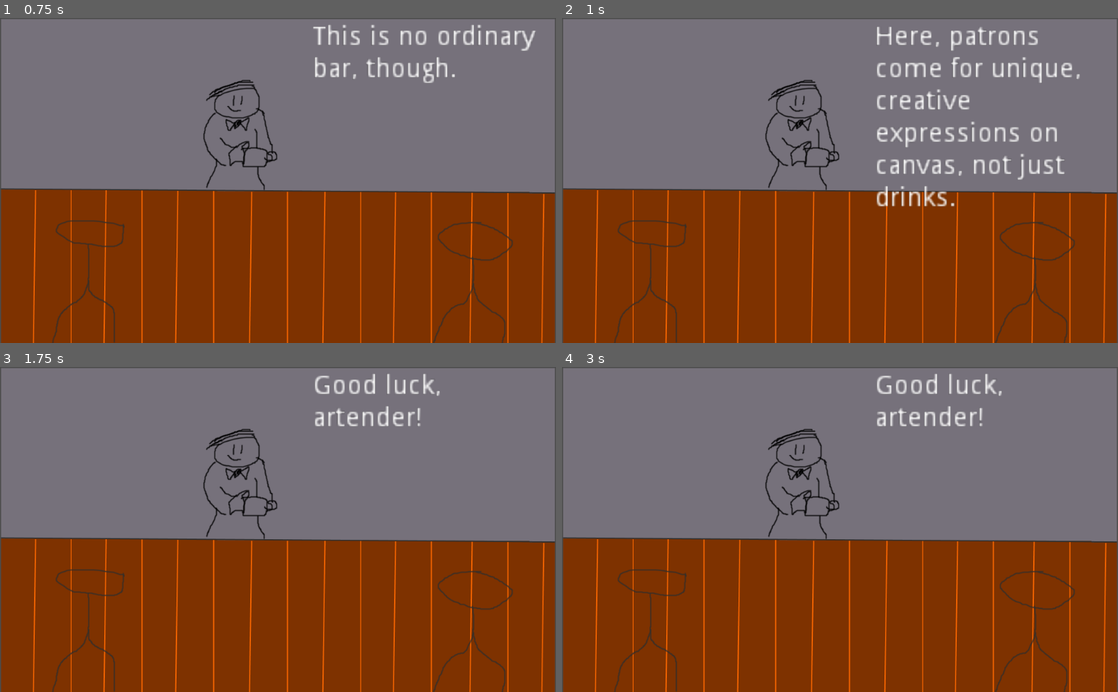
Above: before the commit, frames 1-4 (two rows, left to right).
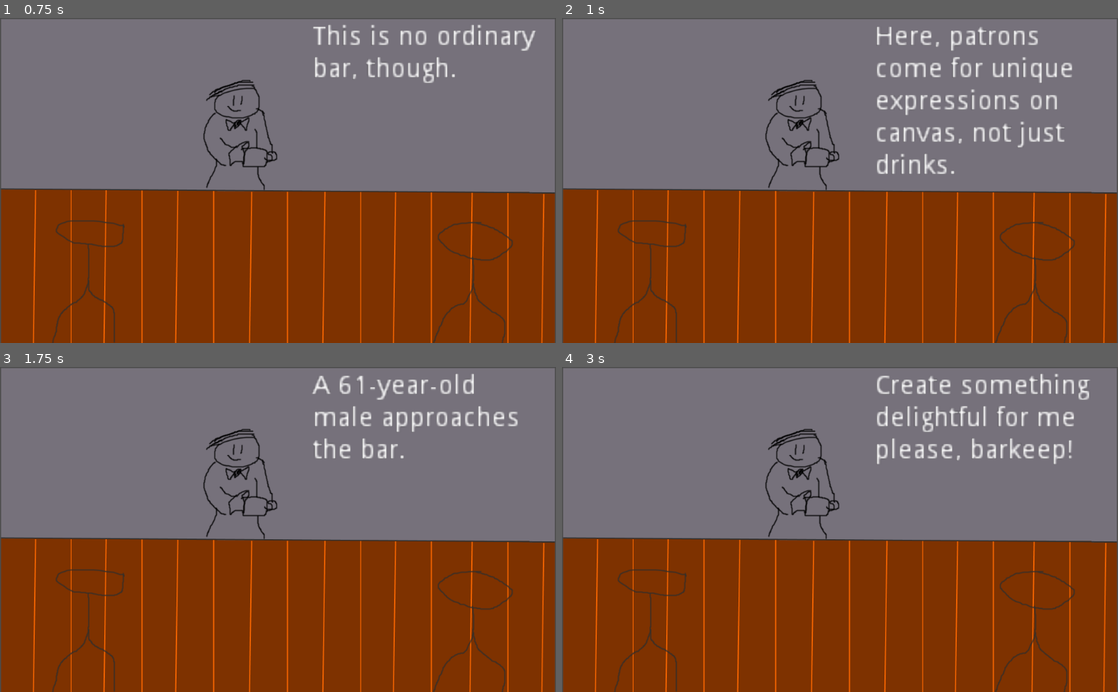
Above: after the commit, the same moments.

Repository: Verslapper/Artender
Game: Godot game, scene res://Main.tscn
The game is run twice, just before and just after one commit, with the same random seed, the same clock (stepped at 60 frames per second) and the same inputs.
Inputs:
- Up to frame 1 (0.75 s): tap Enter (ui_accept) at 0.5, 0.6 s
- Up to frame 2 (1 s): tap Enter (ui_accept) at 0.77 s
- Up to frame 3 (1.75 s): tap Enter (ui_accept) at 1.07, 1.35, 1.52 s
- Up to frame 4 (3 s): tap Enter (ui_accept) at 1.82, 2.1, 2.75, 2.85 s

Frame 1 is identical in both runs. In frame 2, 2.7% of the frame differs, in the area x 56-94%, y 17-59%; in frame 3, 2.2%; in frame 4, 2.8%, in the area x 56-95%, y 2-30%.

Commit message:
Customer generation

Diff:
--- a/Main.gd
+++ b/Main.gd
@@ -5,11 +5,17 @@
 var modifiers = ["Dunce Cap", "Scarf", "Censored Sticker", "Megaphone", "Sunnies", "Mayoral Sash"]
 var genders = ["male", "female", "genderfluid", "attack helicopter"]
 var introText = ["It's your first day as a bartender here!", "This is no ordinary bar, though.",
-	"Here, patrons come for unique, creative expressions on canvas, not just drinks.",
+	"Here, patrons come for unique expressions on canvas, not just drinks.",
 	"Do your best to create a masterpiece, and they'll tip you accordingly.",
 	"Oh look, here comes your first customer!", "Good luck, artender!"]
 var introIndex = 0
-var elapsed = 0
+var elapsedSeconds = 0
+var piecesCompleted = 0
+var tips = 0
+var customerAge = 0
+var customerGender = ""
+var customerRequests = ["One art, please.", "Create something delightful for me please, barkeep!",
+"Show me your world, artender.", "Make me feel something in my cold, dead heart."]
 
 func _ready():
 	randomize()
@@ -18,18 +24,35 @@
 	pass
 
 func _process(delta):
-	elapsed += delta
+	elapsedSeconds += delta
 
-	if (elapsed > 8 && introIndex == 0):
+	# Action prompt
+	if (elapsedSeconds > 8 && introIndex == 0):
 		$HUD/Label.set_text("Welcome!\n\n[press space to advance]")
 
+	# Intro text progression sequence
 	if Input.is_action_just_pressed("ui_accept") && introIndex < introText.size():
 		$HUD/Label.set_text(introText[introIndex])
 		introIndex += 1
+
+	# Customer progression sequence
+	if Input.is_action_just_pressed("ui_accept") && introIndex >= introText.size():
+		if (customerAge == 0):
+			generateCustomer()
+		else:
+			$HUD/Label.set_text(customerRequests[randi()%customerRequests.size()])
 	pass
 
 func generateCustomer():
-	var age = rand_range(5,95)
-	var gender = genders[randi()%genders.size()]
+	customerAge = rand_range(5,95)
+
+	# Dramatically reveal the absurdity
+	if (piecesCompleted < genders.size()):
+		customerGender = genders[piecesCompleted]
+	else:
+		customerGender = genders[randi()%genders.size()]
+
+	$HUD/Label.set_text("A " + str(round(customerAge)) + "-year-old " + customerGender + " approaches the bar.")
+	elapsedSeconds = 0 #reset [press space to advance] prompt
 
 	pass
